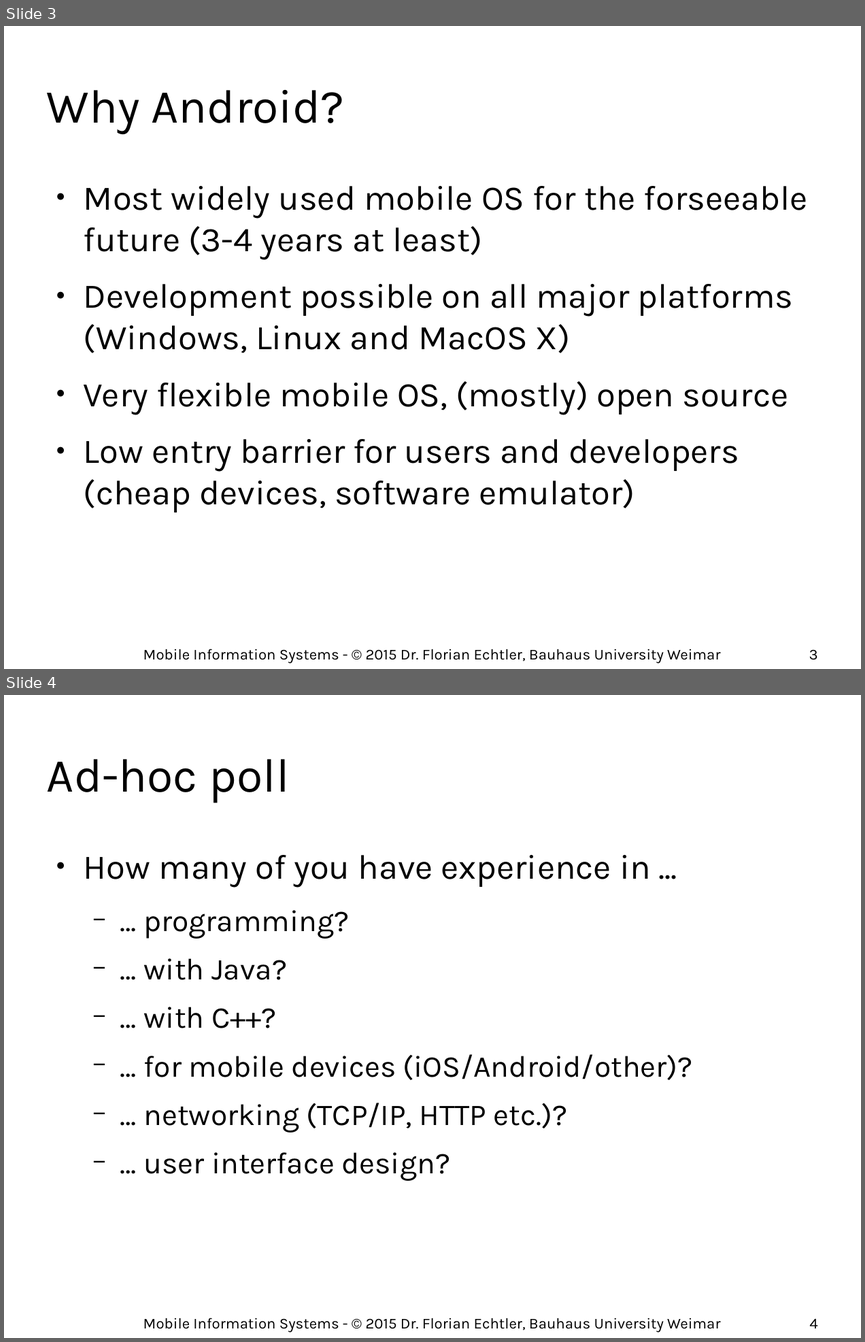
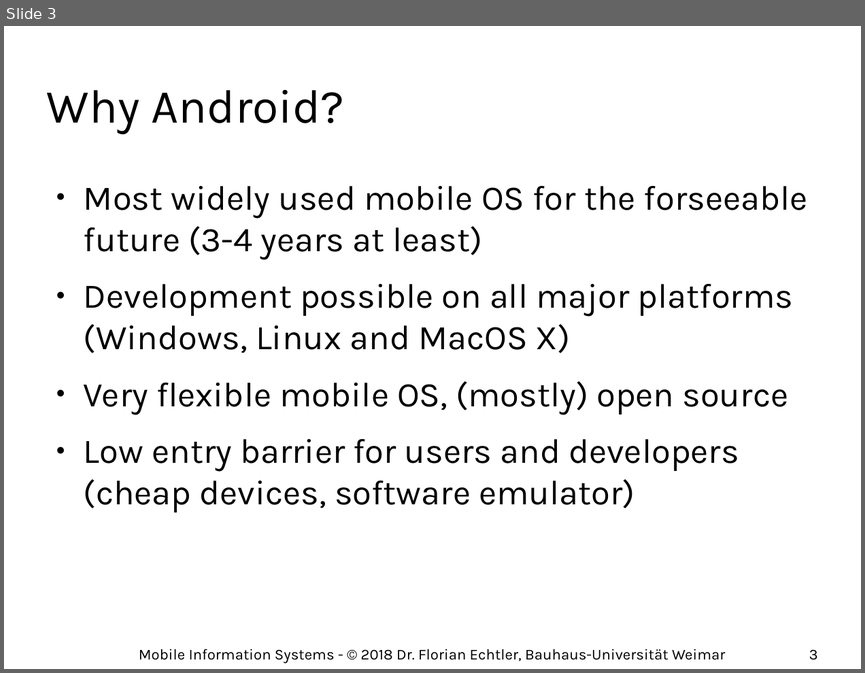
Before and after one commit to floe/mobile-information-systems, a slide deck: 01-introduction-basics.odp. Shown one above the other, each under a label of ours: slides 3 and 4 before the commit, slide 3 after it. The pictures are 865x1342 and 865x673 pixels, drawn with LibreOffice and Linux fonts; fonts in the diff are those of the drawing; background and template pictures are left out. Boxes give left, top, right and bottom in pixels: in the first picture for what was removed or moved away, otherwise in the second. Text is boxed around its words. In the diff, an @@ line names an element or a change of style, - is before the commit and + after.

```diff
--- a/01-introduction-basics.odp
+++ b/01-introduction-basics.odp
@@ slide 4 removed at (4, 695, 861, 1338), background #FFFFFF @@
@@ title removed at (47, 759, 290, 803) @@
-Ad-hoc poll
@@ text removed at (84, 855, 693, 1181) @@
-● How many of you have experience in ...
-  − … programming?
-  − … with Java?
-  − … with C++?
-  − … for mobile devices (iOS/Android/other)?
-  − … networking (TCP/IP, HTTP etc.)?
-  − … user interface design?
@@ text removed at (143, 1317, 720, 1332) @@
-Mobile Information Systems - © 2015 Dr. Florian Echtler, Bauhaus University Weimar
@@ page number removed at (809, 1319, 817, 1328) @@
-4
@@ slide 3 changed as well @@
@@ text at (139, 648, 725, 663): text changed @@
-Mobile Information Systems - © 2015 Dr. Florian Echtler, Bauhaus University Weimar
+Mobile Information Systems - © 2018 Dr. Florian Echtler, Bauhaus-Universität Weimar
```
Also in this commit, not shown: 31 other slides changed, 1 slide added, 2 other files.
